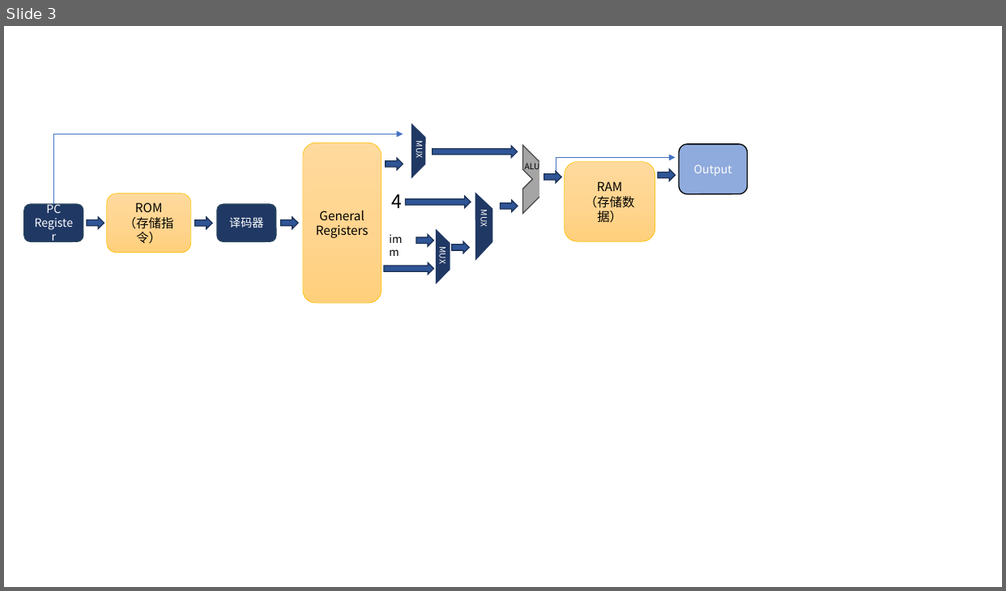
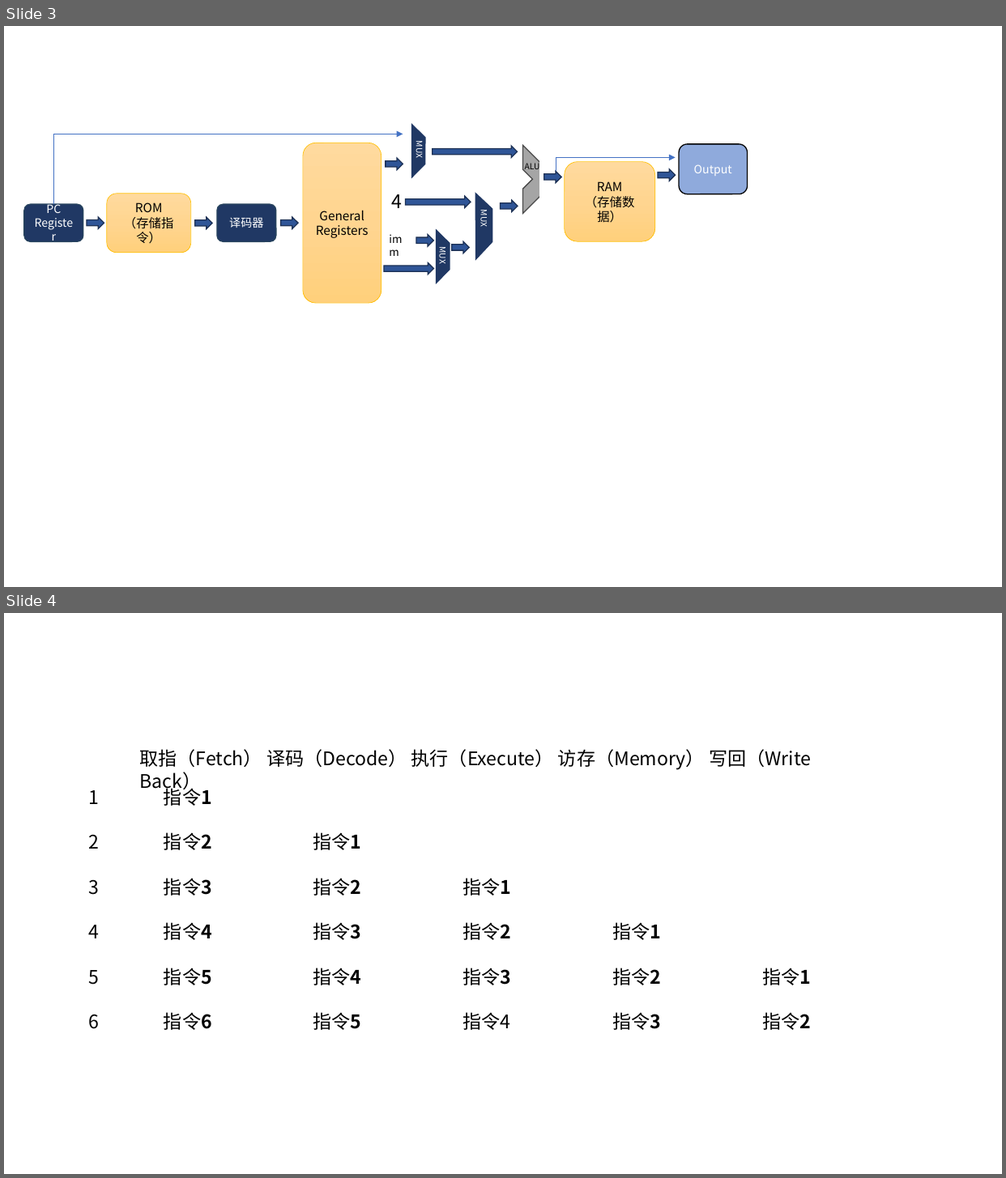
Before and after one commit to hvdanyan/CPU-ON-FPGA, a slide deck: 32bit_RiscV_design/Risc-V_CPU.pptx. Shown one above the other, each under a label of ours: slide 3 before the commit, slides 3 and 4 after it. The pictures are 1006x591 and 1006x1178 pixels, drawn with LibreOffice and Linux fonts; fonts in the diff are those of the drawing. Boxes give left, top, right and bottom in pixels: in the first picture for what was removed or moved away, otherwise in the second. Text is boxed around its words. In the diff, an @@ line names an element or a change of style, - is before the commit and + after.

```diff
--- a/32bit_RiscV_design/Risc-V_CPU.pptx
+++ b/32bit_RiscV_design/Risc-V_CPU.pptx
@@ slide 4 added at (x1=4, y1=613, x2=1002, y2=1174), background #FFFFFF @@
@@ text added at (x1=139, y1=749, x2=811, y2=770), 18 pt, text #000000 @@
+取指（Fetch） 译码（Decode） 执行（Execute） 访存（Memory） 写回（Write Back）
@@ text added at (x1=89, y1=785, x2=811, y2=1030), 18 pt, text #000000 @@
+1 指令1
+2 指令2 指令1
+3 指令3 指令2 指令1
+4 指令4 指令3 指令2 指令1
+5 指令5 指令4 指令3 指令2 指令1
+6 指令6 指令5 指令4 指令3 指令2
```
Also in this commit, not shown: 18 other files.
